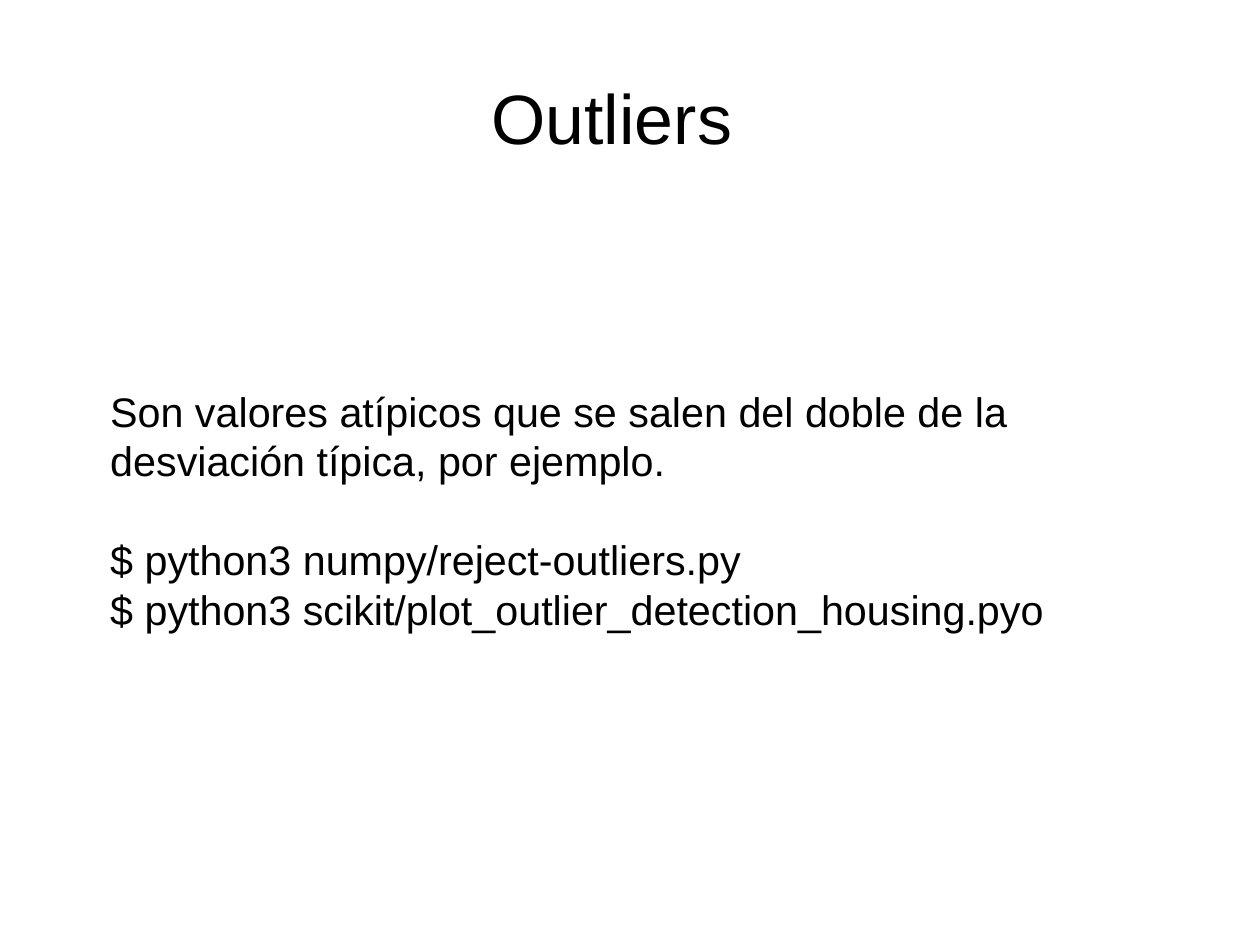
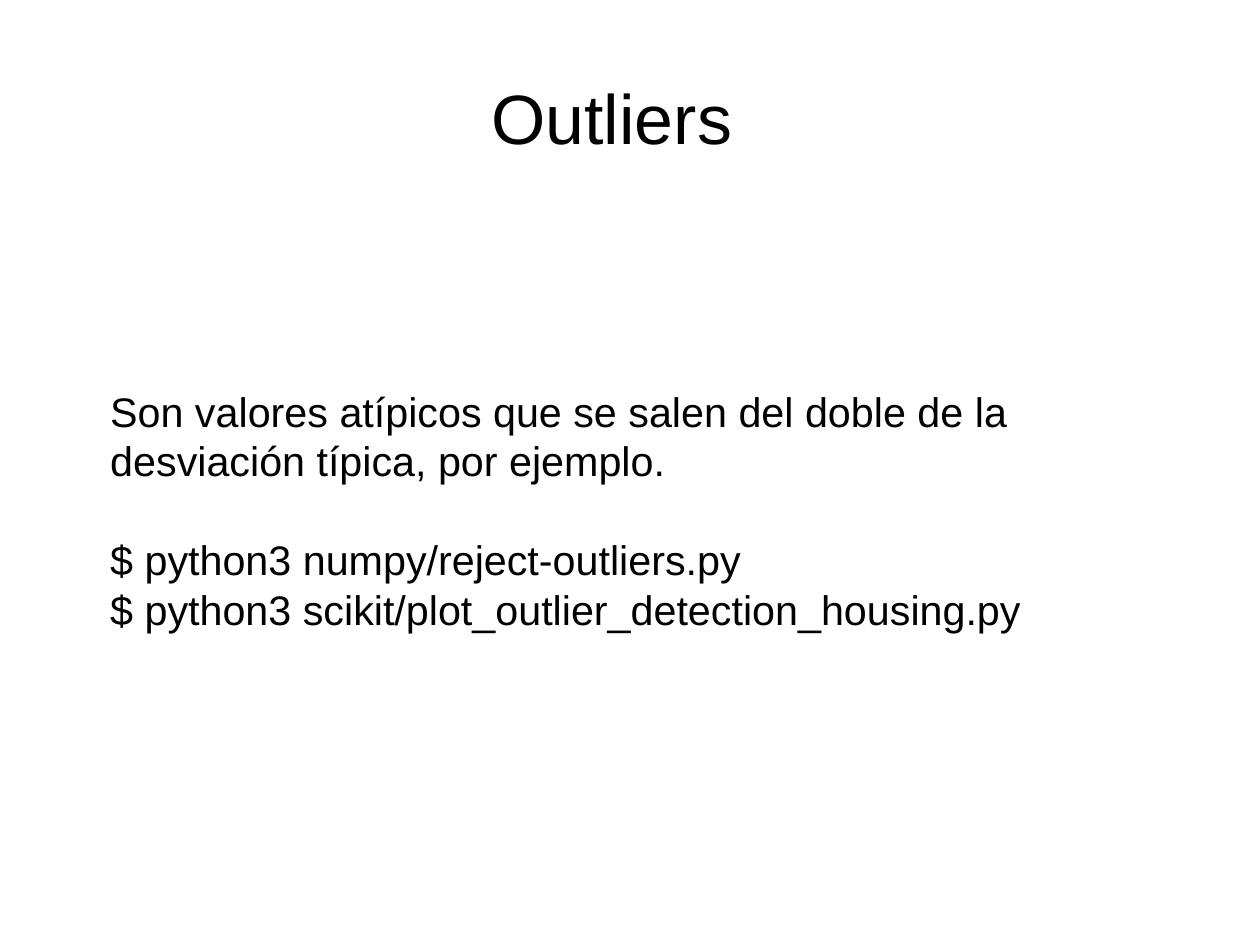
Before and after one commit to davidam/python-examples, a slide deck: slide 38 of slides/scikit.odp. Drawn at 1260x945 pixels with LibreOffice and Linux fonts; fonts in the diff are those of the drawing. Boxes give left, top, right and bottom in pixels: in the first picture for what was removed or moved away, otherwise in the second. Text is boxed around its words. In the diff, an @@ line names an element or a change of style, - is before the commit and + after.

Commit message:
scikit.odp: small changes

```diff
--- a/slides/scikit.odp
+++ b/slides/scikit.odp
@@ text at [145,595,1021,633]: text changed @@
-$ python3 scikit/plot_outlier_detection_housing.pyo
+$ python3 scikit/plot_outlier_detection_housing.py
```
Also in this commit, not shown: 2 other slides changed.
